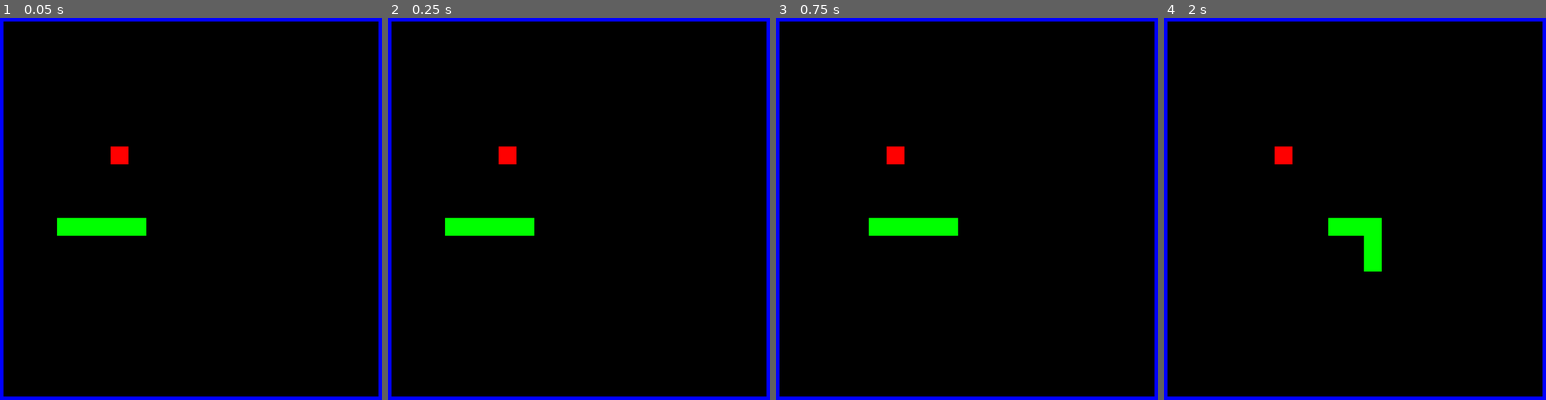
Above: before the commit, frames 1-4 (left to right).
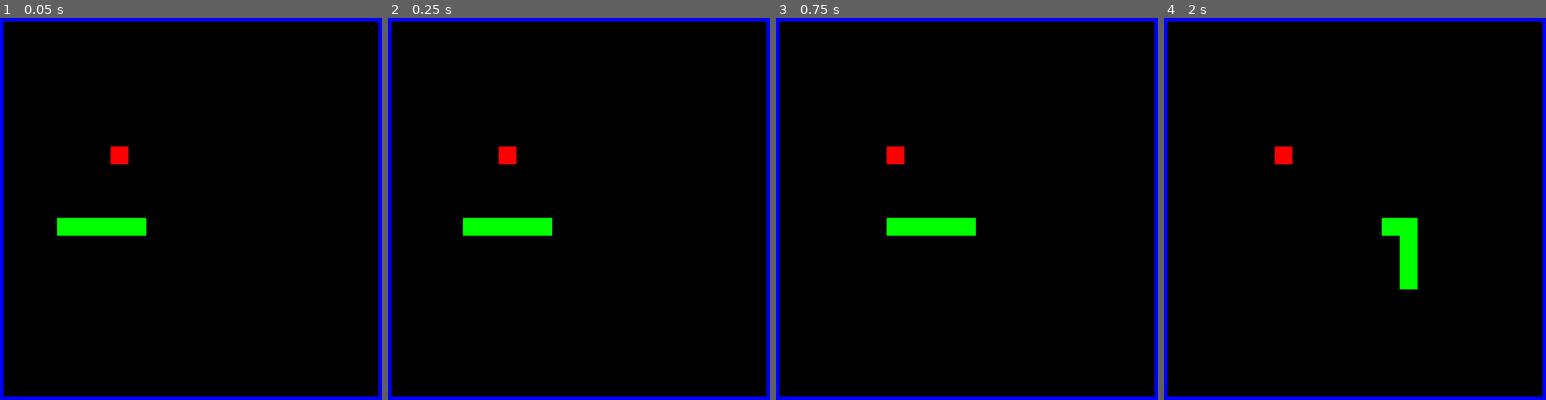
Above: after the commit, the same moments.

Repository: jedim101/snake
Game: Godot game, scene res://scenes/main.tscn
Two runs of this game, one before a commit and one after it. Both use one fixed random seed, a clock stepped at 60 frames per second and the inputs below.
Inputs:
- Up to frame 1 (0.05 s): no input
- Up to frame 2 (0.25 s): no input
- Up to frame 3 (0.75 s): hold Right (move_right) from 0.53 s (still down)
- Up to frame 4 (2 s): release Right (move_right) at 1.28 s; hold Down (move_down) from 1.28 s (still down)

Frame 1 is identical in both runs. In frame 2, 0.5% of the frame differs, in the area x 14-44%, y 52-58%; in frame 3, 0.5%; in frame 4, 2.2%, in the area x 42-67%, y 52-72%.

Commit message:
no turning around

Diff:
--- a/scenes/main.gd
+++ b/scenes/main.gd
@@ -27,6 +27,10 @@
 		new_direction = Vector2(0, 1)
 	elif Input.is_action_pressed("move_up"):
 		new_direction = Vector2(0, -1)
+
+	# no turning around
+	if new_direction + direction == Vector2(0, 0):
+		new_direction = direction
 
 	# $Head.position += direction * 40 * (delta / $Timer.wait_time)
 
--- a/scenes/main.tscn
+++ b/scenes/main.tscn
@@ -12,7 +12,7 @@
 texture = ExtResource("2_gldqo")
 
 [node name="Timer" type="Timer" parent="."]
-wait_time = 0.3
+wait_time = 0.2
 
 [node name="Head" type="ColorRect" parent="."]
 offset_left = 250.0
